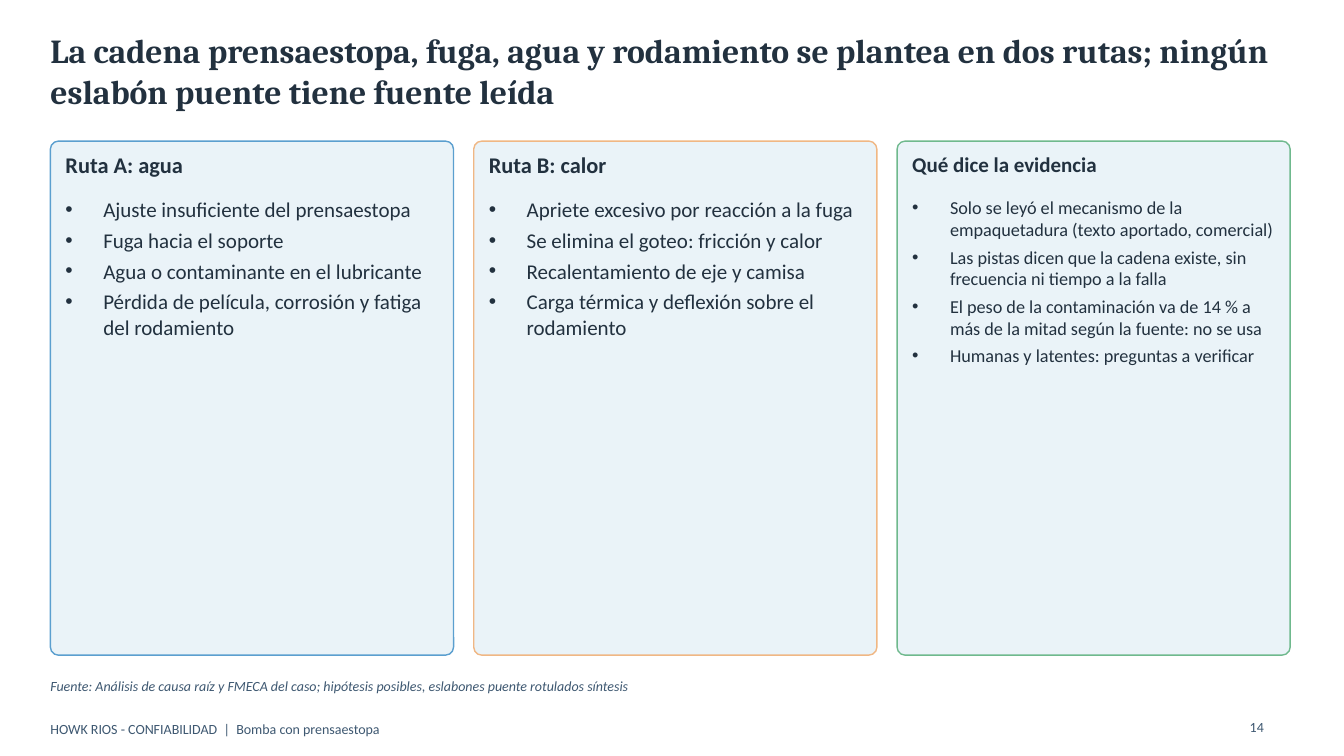
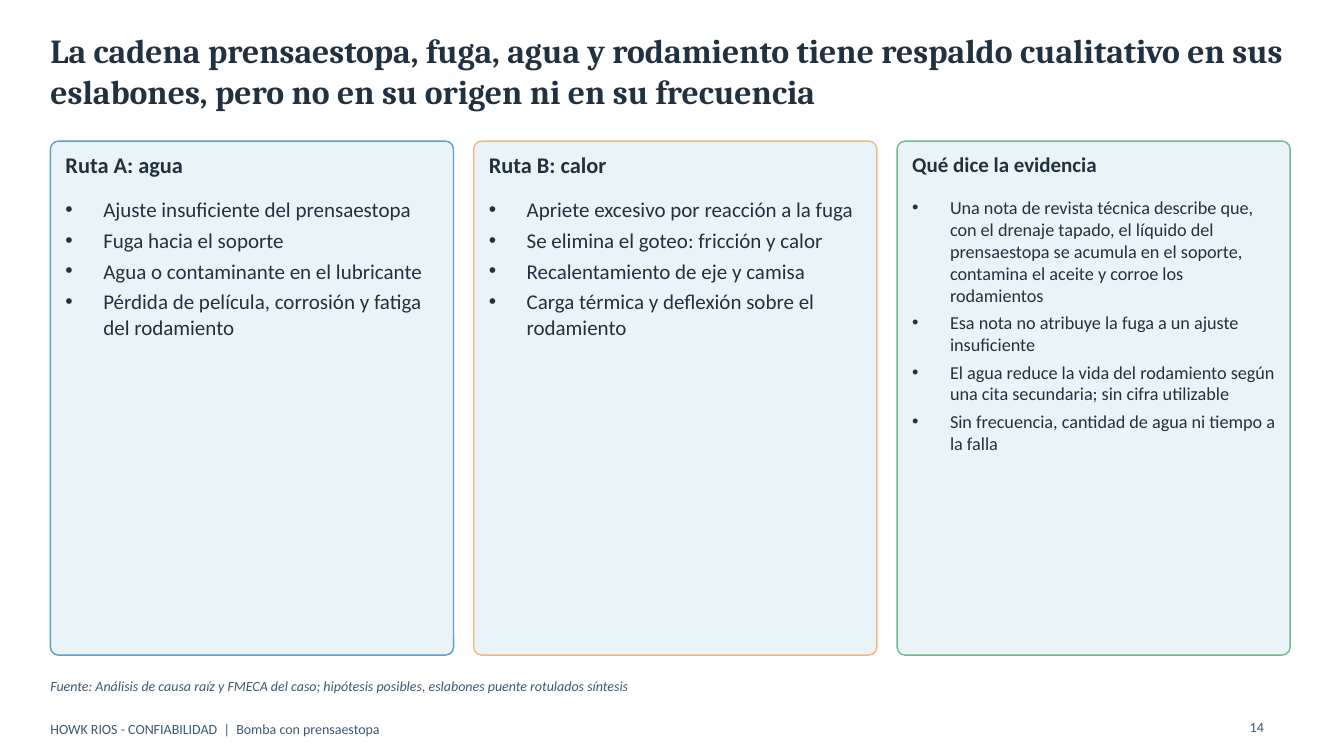
Before and after one commit to howkrios-65/clima-lima, a slide deck: slide 14 of docs/entregables/presentacion_bomba_prensaestopa.pptx. Drawn at 1344x756 pixels with LibreOffice and Linux fonts; fonts in the diff are those of the drawing. Boxes give left, top, right and bottom in pixels: in the first picture for what was removed or moved away, otherwise in the second. Text is boxed around its words. In the diff, an @@ line names an element or a change of style, - is before the commit and + after.

```diff
--- a/docs/entregables/presentacion_bomba_prensaestopa.pptx
+++ b/docs/entregables/presentacion_bomba_prensaestopa.pptx
@@ text at [50, 39, 1282, 112]: text changed @@
-La cadena prensaestopa, fuga, agua y rodamiento se plantea en dos rutas; ningún eslabón puente tiene fuente leída
+La cadena prensaestopa, fuga, agua y rodamiento tiene respaldo cualitativo en sus eslabones, pero no en su origen ni en su frecuencia
@@ text at [950, 201, 1275, 450]: text changed @@
-• Solo se leyó el mecanismo de la empaquetadura (texto aportado, comercial)
-• Las pistas dicen que la cadena existe, sin frecuencia ni tiempo a la falla
-• El peso de la contaminación va de 14 % a más de la mitad según la fuente: no se usa
-• Humanas y latentes: preguntas a verificar
+• Una nota de revista técnica describe que, con el drenaje tapado, el líquido del prensaestopa se acumula en el soporte, contamina el aceite y corroe los rodamientos
+• Esa nota no atribuye la fuga a un ajuste insuficiente
+• El agua reduce la vida del rodamiento según una cita secundaria; sin cifra utilizable
+• Sin frecuencia, cantidad de agua ni tiempo a la falla
```
Also in this commit, not shown: 9 other slides changed, 15 other files.
